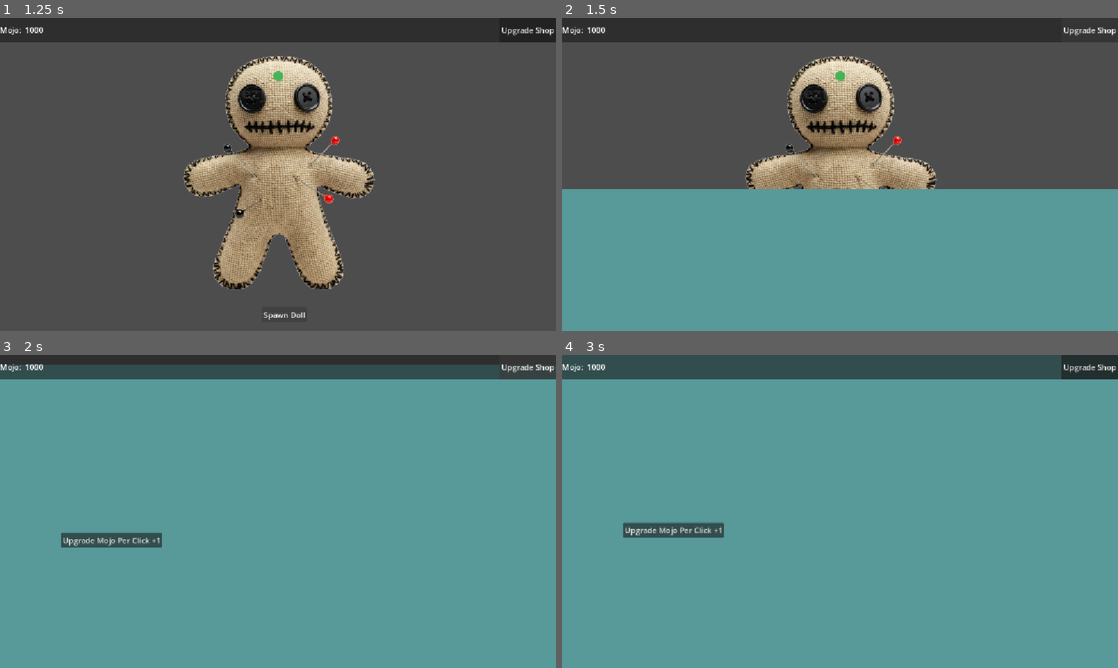
Above: before the commit, frames 1-4 (two rows, left to right).
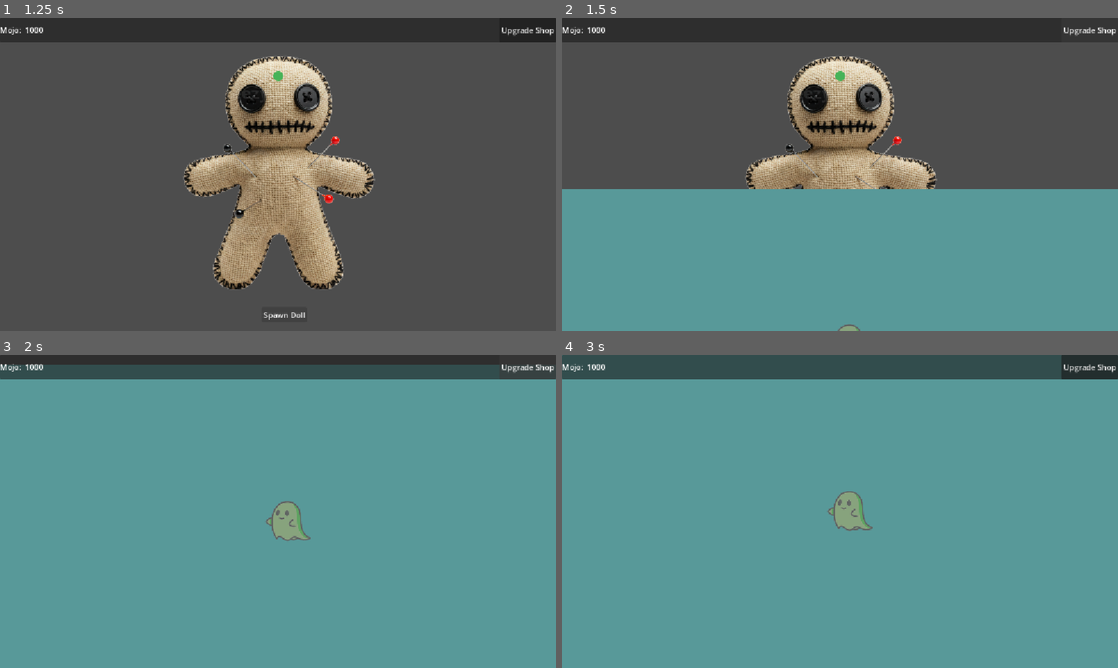
Above: after the commit, the same moments.

Repository: generikb/voodoo-clicker
Game: Godot game, scene res://scenes/main/main.tscn
Same seed, same stepped clock (60 frames per second), same inputs: the game is played once before the commit and once after it.
Inputs (mouse positions are in pixels of both pictures, inside the frame that each line leads up to):
- Up to frame 1 (1.25 s): click "Spawn Doll" at 0.5 s
- Up to frame 2 (1.5 s): click "Upgrade Shop" at 1.25 s
- Up to frame 3 (2 s): no input
- Up to frame 4 (3 s): click (673, 539) at 2 s, where only the run before the commit has a clickable "Upgrade Mojo Per Click +1"; click "Spawn Doll" at 2.75 s

Frame 1 is identical in both runs. In frame 2, less than 0.1% of the frame differs, in the area x 49-54%, y 97-100%; in frame 3, 1.5%; in frame 4, 1.6%, in the area x 11-56%, y 43-59%.
Error before the commit: Invalid call. Nonexistent function 'change_upgrade' in base 'RefCounted (Upgrades)'. (res://scenes/upgrade_shop/scripts/upgrade_shop.gd:46)

Commit message:
Basic Upgrade Shop in place

Diff:
--- a/autoload/events.gd
+++ b/autoload/events.gd
@@ -2,7 +2,6 @@
 
 
 @warning_ignore("unused_signal") signal mojo_changed
-@warning_ignore("unused_signal") signal mod_changed
 
 @warning_ignore("unused_signal") signal toggle_upgrade_shop
 
--- a/autoload/util.gd
+++ b/autoload/util.gd
@@ -11,7 +11,8 @@
 }
 
 enum UPGRADES{
-	BASE_HOTSPOT_MOJO_PER_CLICK
+	BASE_HOTSPOT_MOJO_PER_CLICK,
+	HOTSPOT_MOJO_BONUS_CHANCE
 }
 
 
--- a/project.godot
+++ b/project.godot
@@ -26,6 +26,10 @@
 window/stretch/mode="canvas_items"
 window/stretch/aspect="expand"
 
+[gui]
+
+timers/tooltip_delay_sec=0.1
+
 [input]
 
 LeftMouseClick={
--- a/resources/upgrade_data.gd
+++ b/resources/upgrade_data.gd
@@ -13,20 +13,38 @@
 @export var cost_multiplier : float = 1.15
 
 @export_group("Upgrade Scaling")
-@export var max_rank : int
+@export var max_level : int
 @export var upgrade_type : Util.UPGRADE_TYPES
 @export var base_value : float = 1.0
-@export var boost_per_rank: float = 1.0
+@export var boost_per_level: float = 1.0
 
+@export_group("Tech Tree Info")
+@export var prereq_upgrade : UpgradeData = null # What Upgrade Node needs to be unlocked first
+@export var prereq_level : int = 1 # What level the prereq needs to be
+@export var tooltip_suffix : String = ""
 
 func get_boost(level : int) -> float:
-	print("get boost is firing")
 	match upgrade_type:
 		Util.UPGRADE_TYPES.ADD:
-			print("and it's an add upgrade")
-			return base_value + (boost_per_rank * level)
+			return base_value + (boost_per_level * level)
 		Util.UPGRADE_TYPES.MULTIPLY:
 			if level == 0:
 				return base_value
-			return base_value * pow(boost_per_rank, level)
+			return base_value * pow(boost_per_level, level)
 	return 0.0
+
+# Cost is always expontential equation
+func get_cost(current_level : int) -> int:
+	return int(base_cost * pow(cost_multiplier, current_level))
+
+func get_tooltip(current_level : int) -> String:
+	var current_value = get_boost(current_level)
+	var next_value = get_boost(current_level + 1)
+
+	return "%s\n%s\n%.1f%s -> %.1f%s\nCost: %1.f" % [
+		upgrade_name,
+		upgrade_description,
+		current_value, tooltip_suffix,
+		next_value, tooltip_suffix,
+		get_cost(current_level)
+	]
--- /dev/null
+++ b/resources/upgrades/hotspot_bonus_mojo_chance.tres
@@ -0,0 +1,20 @@
+[gd_resource type="Resource" script_class="UpgradeData" format=3 uid="uid://btdfnqswk7djr"]
+
+[ext_resource type="Resource" uid="uid://bddxpd3f406qr" path="res://resources/upgrades/mojo_per_hotspot.tres" id="1_lpwdr"]
+[ext_resource type="Script" uid="uid://bjuykqmvxulan" path="res://resources/upgrade_data.gd" id="1_ytq0e"]
+[ext_resource type="Texture2D" uid="uid://bnh5mdqf70npj" path="res://scenes/dolls/assets/temp_icon.png" id="3_4w8nv"]
+
+[resource]
+script = ExtResource("1_ytq0e")
+upgrade_id = 1
+upgrade_name = "Mojo Bonus"
+upgrade_description = "% Chance for bonus Mojo on HotSpots"
+upgrade_icon = ExtResource("3_4w8nv")
+base_cost = 50.0
+max_level = 10
+base_value = 0.0
+boost_per_level = 5.0
+prereq_upgrade = ExtResource("1_lpwdr")
+prereq_level = 2
+tooltip_suffix = "%"
+metadata/_custom_type_script = "uid://bjuykqmvxulan"
--- a/resources/upgrades/mojo_per_hotspot.tres
+++ b/resources/upgrades/mojo_per_hotspot.tres
@@ -6,8 +6,8 @@
 [resource]
 script = ExtResource("1_vwk70")
 upgrade_name = "Mojo Boost"
-upgrade_description = "test test"
+upgrade_description = "Increase amount of mojo per hotspot"
 upgrade_icon = ExtResource("2_arh45")
 base_cost = 10.0
-max_rank = 10
+max_level = 10
 metadata/_custom_type_script = "uid://bjuykqmvxulan"
--- a/scenes/dolls/hotspots/scripts/hotspot.gd
+++ b/scenes/dolls/hotspots/scripts/hotspot.gd
@@ -7,8 +7,8 @@
 
 
 func take_hit(_damage) -> void:
-	var mojo_reward = Global.upgrades.get_upgrade(Util.UPGRADES.BASE_HOTSPOT_MOJO_PER_CLICK)
-	print(mojo_reward)
+	var mojo_reward = Global.upgrades.get_upgrade_value(Util.UPGRADES.BASE_HOTSPOT_MOJO_PER_CLICK)
+	#print(mojo_reward)
 	Global.currency_manager.add_mojo(mojo_reward)
 
 
--- a/scenes/ui/header.tscn
+++ b/scenes/ui/header.tscn
@@ -33,6 +33,7 @@
 text = "1000"
 
 [node name="TempShop" type="Button" parent="PanelContainer/HBoxContainer" unique_id=591801749]
+unique_name_in_owner = true
 layout_mode = 2
 size_flags_horizontal = 10
 text = "Upgrade Shop"
--- a/scenes/ui/scripts/header.gd
+++ b/scenes/ui/scripts/header.gd
@@ -3,10 +3,12 @@
 
 @onready var mojo_label: Label = $PanelContainer/HBoxContainer/MojoLabel
 
+@onready var temp_shop: Button = %TempShop
 
 # Called when the node enters the scene tree for the first time.
 func _ready() -> void:
 	Events.mojo_changed.connect(update_mojo_ui)
+	Events.mojo_changed.connect(update_shop_button.unbind(2))
 
 
 
@@ -14,6 +16,9 @@
 func update_mojo_ui(_old_value : int, mojo : int) -> void:
 	mojo_label.text = str(mojo)
 
+func update_shop_button() -> void:
+	var affordable_upgrades : int = Global.upgrades.get_affordable_upgrade_count()
+	temp_shop.text = str("Upgrade Shop (%d)" % affordable_upgrades)
 
 func _on_temp_shop_pressed() -> void:
 	Events.toggle_upgrade_shop.emit()
--- a/scenes/upgrade_shop/scripts/upgrade_node.gd
+++ b/scenes/upgrade_shop/scripts/upgrade_node.gd
@@ -1,12 +1,33 @@
 class_name UpgradeNode
 extends TextureButton
 
+@export var upgrade_data : UpgradeData
+@export var prereq_node : UpgradeNode
+
+@onready var level_label: Label = %LevelLabel
 
 # Called when the node enters the scene tree for the first time.
 func _ready() -> void:
-	pass # Replace with function body.
+	if upgrade_data == null:
+		push_error("Upgrade Node '%s' is missing the UpgradeData resource!" % name)
+		return
+
+	self.texture_normal = upgrade_data.upgrade_icon
+	#Events.mojo_changed.connect(refresh_node.unbind(2))
+	refresh_node()
 
 
-# Called every frame. 'delta' is the elapsed time since the previous frame.
-func _process(delta: float) -> void:
-	pass
+func refresh_node() -> void:
+	#if not is_visible_in_tree():
+		#return
+	var current_level = Global.upgrades.get_upgrade_level(upgrade_data.upgrade_id)
+	tooltip_text = upgrade_data.get_tooltip(current_level)
+	# Check if unlocked and affordable
+	var is_unlocked = Global.upgrades.is_unlocked(upgrade_data)
+	visible = is_unlocked
+	disabled = current_level >= upgrade_data.max_level or not Global.currency_manager.can_afford(upgrade_data.get_cost(current_level))
+
+
+func _on_pressed() -> void:
+	if Global.upgrades.purchase_upgrade(upgrade_data):
+		refresh_node()
--- a/scenes/upgrade_shop/scripts/upgrade_shop.gd
+++ b/scenes/upgrade_shop/scripts/upgrade_shop.gd
@@ -1,5 +1,7 @@
 class_name UpgradeShop
 extends Control
+
+@onready var upgrade_nodes: Control = %UpgradeNodes
 
 var slide_tween: Tween
 var is_open : bool = false
@@ -9,6 +11,16 @@
 	self.position.y = get_viewport_rect().size.y
 	self.hide()
 	Events.toggle_upgrade_shop.connect(toggle_shop)
+	Events.mojo_changed.connect(refresh_shop.unbind(2))
+	upgrade_nodes.draw.connect(_draw_upgrade_lines)
+
+
+func _draw_upgrade_lines() -> void:
+	for node in upgrade_nodes.get_children():
+		if node is UpgradeNode and node.prereq_node != null and node.visible:
+			var start = node.position + node.size / 2
+			var end = node.prereq_node.position + node.prereq_node.size / 2
+			upgrade_nodes.draw_line(start, end, Color.LIME, 5.0)
 
 
 func toggle_shop() -> void:
@@ -19,8 +31,11 @@
 
 
 func open_shop() -> void:
+
 	is_open = true
 	self.show()
+
+	refresh_shop()
 
 	if slide_tween:
 		slide_tween.kill()
@@ -41,7 +56,9 @@
 	slide_tween.tween_property(self, "position:y", offscreen_y, 1.0)
 	slide_tween.tween_callback(self.hide)
 
-
-func _on_temp_upgrade_mojo_per_click_pressed() -> void:
-	Global.upgrades.change_upgrade(Util.UPGRADES.BASE_HOTSPOT_MOJO_PER_CLICK, 1)
-	print("Mojo per click increased by 1. Total Mojo per click is: ", str(Global.upgrades.get_upgrade(Util.UPGRADES.BASE_HOTSPOT_MOJO_PER_CLICK)))
+func refresh_shop() -> void:
+	if is_open:
+		for upgrade_node in upgrade_nodes.get_children():
+			if upgrade_node is UpgradeNode:
+				upgrade_node.refresh_node()
+	upgrade_nodes.queue_redraw()
--- a/scenes/upgrade_shop/upgrade_node.tscn
+++ b/scenes/upgrade_shop/upgrade_node.tscn
@@ -1,11 +1,22 @@
 [gd_scene format=3 uid="uid://dctyoxqxwaopd"]
 
 [ext_resource type="Script" uid="uid://2d0yfchbsumv" path="res://scenes/upgrade_shop/scripts/upgrade_node.gd" id="1_1jag5"]
+[ext_resource type="Texture2D" uid="uid://bnh5mdqf70npj" path="res://scenes/dolls/assets/temp_icon.png" id="1_qpsfg"]
+[ext_resource type="Texture2D" uid="uid://ciouk3x2a0qxa" path="res://scenes/dolls/assets/temp_icon2.png" id="2_eag6k"]
 
 [node name="UpgradeNode" type="TextureButton" unique_id=1427678178]
-anchors_preset = 15
-anchor_right = 1.0
-anchor_bottom = 1.0
-grow_horizontal = 2
-grow_vertical = 2
+offset_right = 100.0
+offset_bottom = 100.0
+texture_normal = ExtResource("1_qpsfg")
+texture_disabled = ExtResource("2_eag6k")
 script = ExtResource("1_1jag5")
+
+[node name="LevelLabel" type="Label" parent="." unique_id=696223543]
+unique_name_in_owner = true
+visible = false
+layout_mode = 0
+offset_right = 40.0
+offset_bottom = 23.0
+text = "0/10"
+
+[connection signal="pressed" from="." to="." method="_on_pressed"]
--- a/scenes/upgrade_shop/upgrade_shop.tscn
+++ b/scenes/upgrade_shop/upgrade_shop.tscn
@@ -2,6 +2,8 @@
 
 [ext_resource type="Script" uid="uid://bxjfgb6u8o6x0" path="res://scenes/upgrade_shop/scripts/upgrade_shop.gd" id="1_gj36l"]
 [ext_resource type="PackedScene" uid="uid://dctyoxqxwaopd" path="res://scenes/upgrade_shop/upgrade_node.tscn" id="2_c7bk0"]
+[ext_resource type="Resource" uid="uid://bddxpd3f406qr" path="res://resources/upgrades/mojo_per_hotspot.tres" id="3_kaww8"]
+[ext_resource type="Resource" uid="uid://btdfnqswk7djr" path="res://resources/upgrades/hotspot_bonus_mojo_chance.tres" id="4_45ju2"]
 
 [sub_resource type="StyleBoxFlat" id="StyleBoxFlat_a7xgh"]
 bg_color = Color(0.34509805, 0.6, 0.6, 1)
@@ -24,16 +26,25 @@
 grow_vertical = 2
 theme_override_styles/panel = SubResource("StyleBoxFlat_a7xgh")
 
-[node name="TempUpgradeMojoPerClick" type="Button" parent="." unique_id=1366937604]
+[node name="UpgradeNodes" type="Control" parent="." unique_id=1767870378]
+unique_name_in_owner = true
+anchors_preset = 0
+offset_right = 40.0
+offset_bottom = 40.0
+
+[node name="MojoPerClick" parent="UpgradeNodes" unique_id=1427678178 instance=ExtResource("2_c7bk0")]
 layout_mode = 0
-offset_left = 126.0
-offset_top = 347.0
-offset_right = 336.0
-offset_bottom = 378.0
-text = "Upgrade Mojo Per Click +1"
+offset_left = 548.0
+offset_top = 273.0
+offset_right = 548.0
+offset_bottom = 273.0
+upgrade_data = ExtResource("3_kaww8")
 
-[node name="MojoPerClick" parent="." unique_id=1427678178 instance=ExtResource("2_c7bk0")]
+[node name="BonusMojoChance" parent="UpgradeNodes" unique_id=423014456 node_paths=PackedStringArray("prereq_node") instance=ExtResource("2_c7bk0")]
 layout_mode = 0
-anchors_preset = 0
-
-[connection signal="pressed" from="TempUpgradeMojoPerClick" to="." method="_on_temp_upgrade_mojo_per_click_pressed"]
+offset_left = 771.0
+offset_top = 273.0
+offset_right = 871.0
+offset_bottom = 373.0
+upgrade_data = ExtResource("4_45ju2")
+prereq_node = NodePath("../MojoPerClick")
--- a/scripts/upgrades.gd
+++ b/scripts/upgrades.gd
@@ -2,15 +2,16 @@
 extends RefCounted
 
 @export var all_upgrades : Array[UpgradeData] = [
-	preload("res://resources/upgrades/mojo_per_hotspot.tres")
+	preload("res://resources/upgrades/mojo_per_hotspot.tres"),
+	preload("res://resources/upgrades/hotspot_bonus_mojo_chance.tres")
+
+
 
 ]
 
 var upgrades_database : Dictionary = {}
 
-var player_levels = {
-	Util.UPGRADES.BASE_HOTSPOT_MOJO_PER_CLICK : 0
-}
+var player_levels = {}
 
 func _init() -> void:
 	# Build lookup dictionary from all_upgrades Array
@@ -19,27 +20,50 @@
 		if not player_levels.has(data.upgrade_id):
 			player_levels[data.upgrade_id] = 0
 
-
-# Returns the value of a specific Upgrade in the dictionary
-func get_upgrade(upgrade: Util.UPGRADES):
-	var data : UpgradeData = upgrades_database.get(upgrade)
+func get_upgrade_value(upgrade_id: Util.UPGRADES) -> float:
+	var data: UpgradeData = upgrades_database.get(upgrade_id)
 	if data == null:
 		return 0
-
-	var current_level = player_levels.get(upgrade, 0)
-
+	var current_level = get_upgrade_level(upgrade_id)
 	return data.get_boost(current_level)
 
-## Overwrites the value of a specific Upgrade in the dictonary
-#func set_upgrade(upgrade: Util.UPGRADES, new_value):
-	#var old_value = upgrades_dict[upgrade]
-	#upgrades_dict[upgrade] = new_value
-	#
-	#Events.mod_changed.emit(upgrade, old_value, new_value)
-#
-## Changes the amount of a specific Upgrade in the dictionary (i.e. incremental changes)
-#func change_upgrade(upgrade: Util.UPGRADES, amount):
-	#var old_value = upgrades_dict[upgrade]
-	#upgrades_dict[upgrade] += amount
-	#
-	#Events.mod_changed.emit(upgrade, old_value, upgrades_dict[upgrade])
+
+# Returns the level of a specific Upgrade in the dictionary
+func get_upgrade_level(upgrade_id: Util.UPGRADES) -> int:
+	return player_levels.get(upgrade_id, 0)
+
+# Checks if prereq is met to show the upgrade node
+func is_unlocked(data : UpgradeData) -> bool:
+	if data.prereq_upgrade == null:
+		return true
+	return get_upgrade_level(data.prereq_upgrade.upgrade_id) >= data.prereq_level
+
+# Attempts to purchase (or level up) an upgrade
+func purchase_upgrade(data : UpgradeData) -> bool:
+	var current_level = get_upgrade_level(data.upgrade_id)
+
+	# Don't purchase if already at max level or still locked
+	if current_level >= data.max_level or not is_unlocked(data):
+		print("level check failed")
+		return false
+
+	var cost = data.get_cost(current_level)
+
+	# Purchase if player has enough mojo
+	if Global.currency_manager.can_afford(cost):
+		player_levels[data.upgrade_id] = current_level + 1
+		Global.currency_manager.spend_mojo(cost)
+		print("Level has been updated to: " , player_levels[data.upgrade_id])
+		return true
+
+	return false
+
+# Counts the number of upgrades available for purchase with the current mojo amount
+func get_affordable_upgrade_count() -> int:
+	var count = 0
+	for data : UpgradeData in all_upgrades:
+		var current_level = get_upgrade_level(data.upgrade_id)
+		var cost = data.get_cost(current_level)
+		if current_level < data.max_level and is_unlocked(data) and Global.currency_manager.can_afford(cost):
+			count += 1
+	return count
Binary file added: scenes/dolls/assets/temp_icon2.png
Not shown, added: scenes/dolls/assets/temp_icon2.png.import
